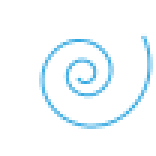
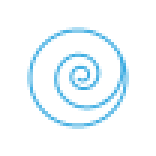
Layers edited between the first and the second 156x156 image:
added layer "Shape 2 copy" above "Shape 2 copy 3" over [27, 27, 129, 129]
hid "Shape 1" over [39, 33, 153, 129]
